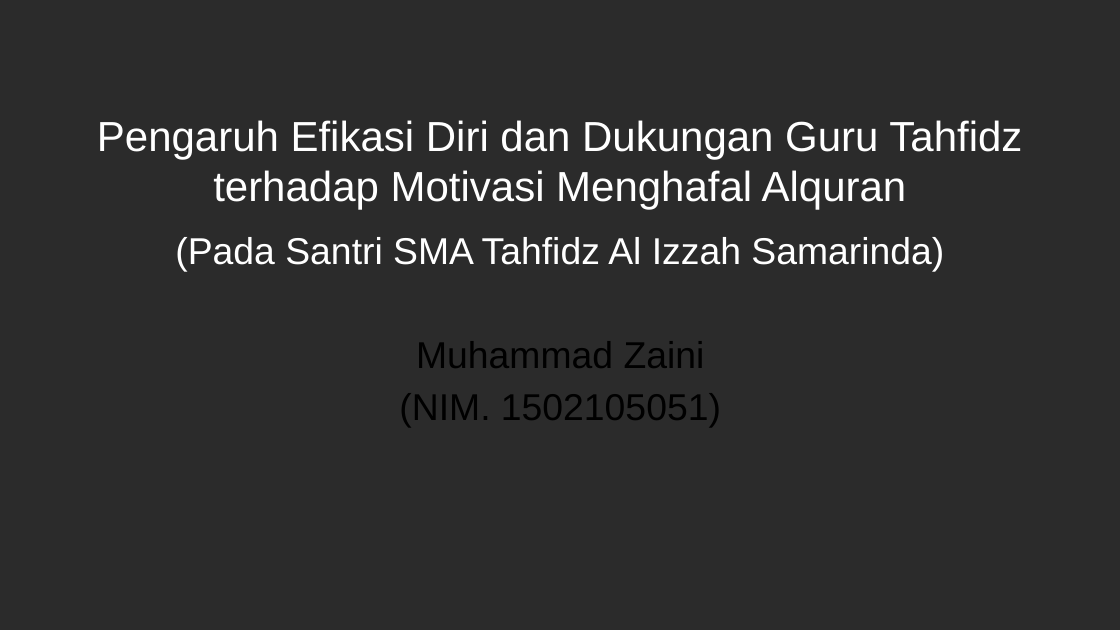
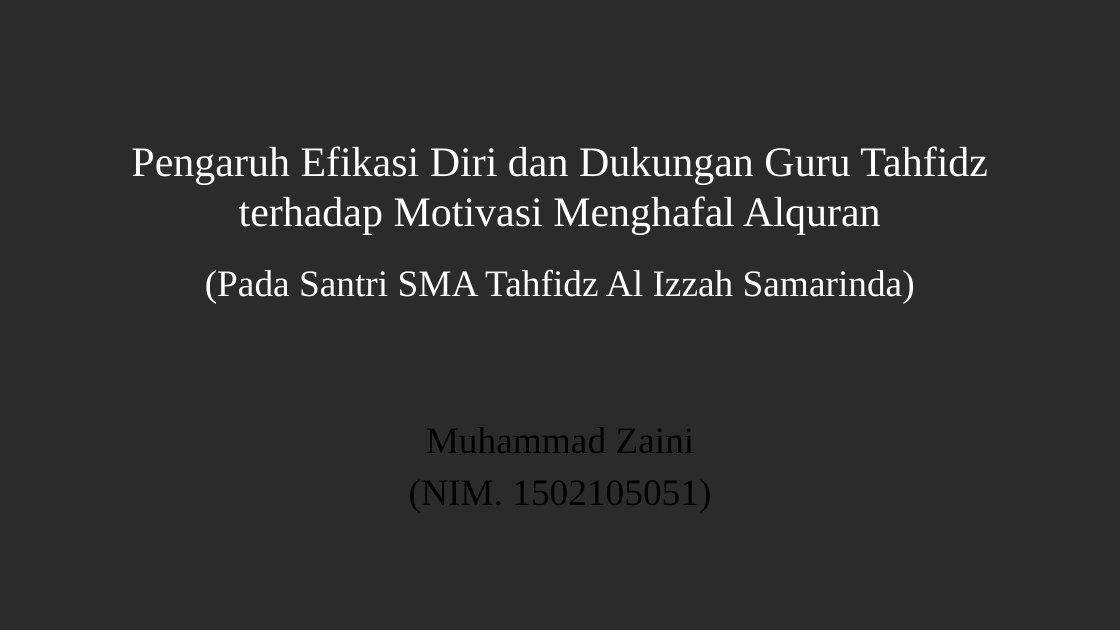
Before and after one commit to mzaini30/skripsi, a slide deck: slide 1 of seminar proposal.pptx. Drawn at 1120x630 pixels with LibreOffice and Linux fonts; fonts in the diff are those of the drawing; background and template pictures are left out; a plain dark background stands for a picture behind light text. Boxes give left, top, right and bottom in pixels: in the first picture for what was removed or moved away, otherwise in the second. Text is boxed around its words. In the diff, an @@ line names an element or a change of style, - is before the commit and + after.

```diff
--- a/seminar proposal.pptx
+++ b/seminar proposal.pptx
@@ title "Pengaruh Efikasi Diri dan Dukungan ...": place and size @@
-title "Pengaruh Efikasi Diri dan Dukungan ..." at bbox=[97, 120, 1022, 210]
+title "Pengaruh Efikasi Diri dan Dukungan ..." at bbox=[131, 146, 988, 235]
@@ title "Pengaruh Efikasi Diri dan Dukungan ..." at bbox=[131, 146, 988, 235]: font Arial to Times New Roman @@
@@ subtitle "(Pada Santri SMA Tahfidz Al ..." at bbox=[205, 269, 915, 512]: font Arial to Times New Roman @@
@@ subtitle "(Pada Santri SMA Tahfidz Al ...": place and size @@
-subtitle "(Pada Santri SMA Tahfidz Al ..." at bbox=[175, 237, 944, 427]
+subtitle "(Pada Santri SMA Tahfidz Al ..." at bbox=[205, 269, 915, 512]
```
Also in this commit, not shown: 4 slides added, 1 slide removed, 1 other file.
